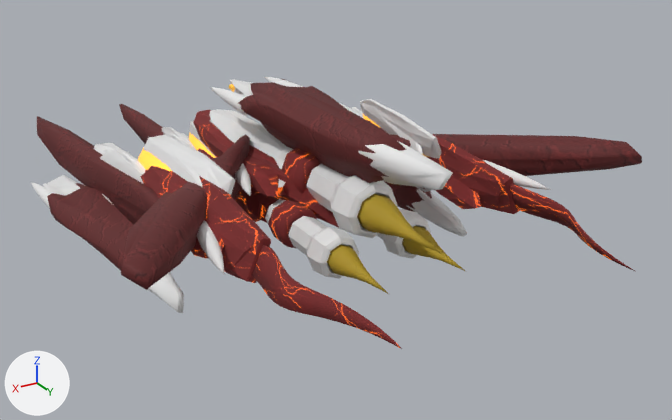
Two versions of the Blender file Reaver/reaver_feral.blend, one commit apart.
Rendered twice from a 50 mm lens placed at (4.81, 10.23, 3.76), pointed at (-0.78, 0.91, -0.91). The lights are fixed; the arrows at lower left show +X, +Y and +Z.

The scene before the commit, as lines of its bpy script (objects in view):
```python
ob_cone_001 = bpy.data.objects.new('Cone.001', me_cone_006)
ob_cone_001.parent = ob_ship_001
ob_cone_001.location = (-0.00105, -0.4, 0.0)
ob_cone_001.rotation_euler = (-1.571, 1.567, 0.0)  # degrees (-90, 90, 0)
ob_cone_001.scale = (0.198, 0.198, 0.576)
ob_cone_006 = bpy.data.objects.new('Cone.006', me_cone_009)
ob_cone_006.parent = ob_ship_001
ob_cone_006.location = (-0.00105, -0.4, 0.0)
ob_cone_006.rotation_euler = (-1.571, 1.567, 0.0)  # degrees (-90, 90, 0)
ob_cone_006.scale = (0.153, 0.153, 0.445)
ob_cone_008 = bpy.data.objects.new('Cone.008', me_cone_011)
ob_cone_008.parent = ob_ship_001
ob_cone_008.location = (-0.00105, -0.4, 0.0)
ob_cone_008.rotation_euler = (-1.571, 1.567, 0.0)  # degrees (-90, 90, 0)
ob_cone_008.scale = (0.153, 0.153, 0.445)
ob_cube_062 = bpy.data.objects.new('Cube.062', me_cube_058)
ob_cube_062.parent = ob_ship
ob_cube_062.location = (-0.00105, -0.4, 0.0)
ob_cube_062.scale = (-0.351, 0.0969, 0.174)
# also in view: 'Cube.054' at (1.37, 1.35, 0.24); 'Cone.014' at (1.75, 2.99, 0.03); 'Cube.039' at (-2.02, 0.22, -0.82); 'Cube.061' at (2.02, 0.22, -0.82); 'Cube.008' at (-1.55, 1.93, -0.02)
```
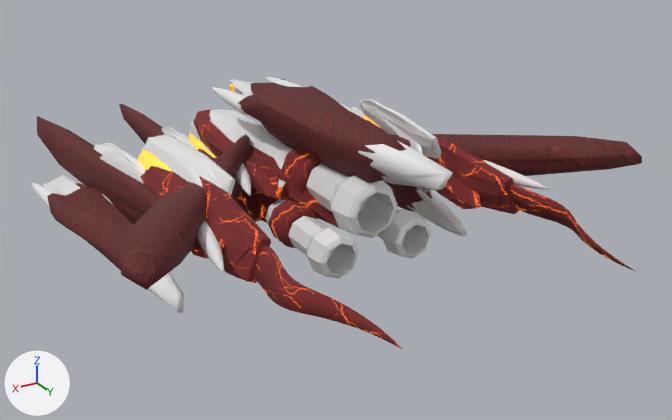
Patch to the scene script:
```diff
--- a/Reaver/reaver_feral.blend.py
+++ b/Reaver/reaver_feral.blend.py
@@ ob_cone_001 @@
-ob_cone_001 = bpy.data.objects.new('Cone.001', me_cone_006)
-ob_cone_001.parent = ob_ship_001
-ob_cone_001.location = (-0.00105, -0.4, 0.0)
-ob_cone_001.rotation_euler = (-1.571, 1.567, 0.0)  # degrees (-90, 90, 0)
-ob_cone_001.scale = (0.198, 0.198, 0.576)
@@ ob_cone_006 @@
-ob_cone_006 = bpy.data.objects.new('Cone.006', me_cone_009)
-ob_cone_006.parent = ob_ship_001
-ob_cone_006.location = (-0.00105, -0.4, 0.0)
-ob_cone_006.rotation_euler = (-1.571, 1.567, 0.0)  # degrees (-90, 90, 0)
-ob_cone_006.scale = (0.153, 0.153, 0.445)
@@ ob_cone_008 @@
-ob_cone_008 = bpy.data.objects.new('Cone.008', me_cone_011)
-ob_cone_008.parent = ob_ship_001
-ob_cone_008.location = (-0.00105, -0.4, 0.0)
-ob_cone_008.rotation_euler = (-1.571, 1.567, 0.0)  # degrees (-90, 90, 0)
-ob_cone_008.scale = (0.153, 0.153, 0.445)
```

Changed parts and their boxes (x1, y1, x2, y2) in the pictures (672 x 420 px):
'Cone.001', deleted (yellow): before (357, 194, 442, 254)
'Cone.006', deleted (yellow): before (327, 245, 390, 295)
'Cone.008', deleted (yellow): before (402, 226, 465, 271)
